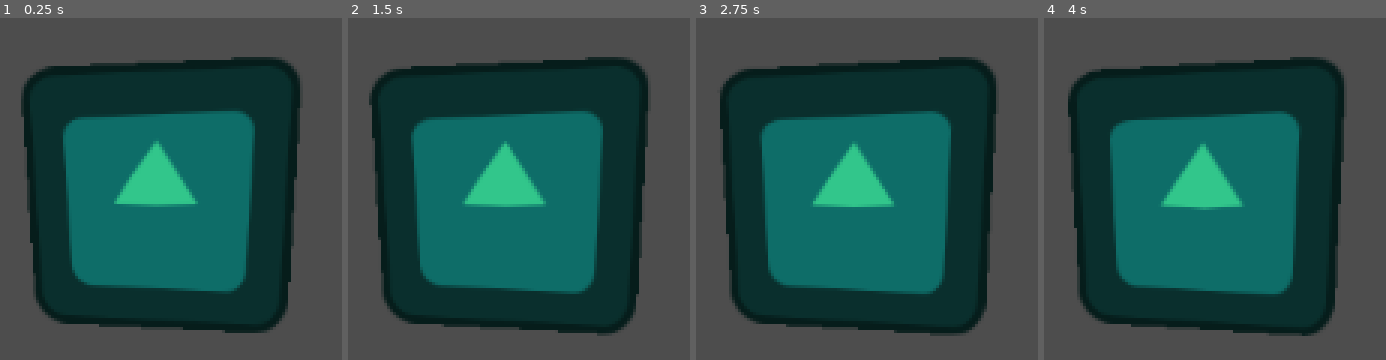
Above: before the commit, frames 1-4 (left to right).
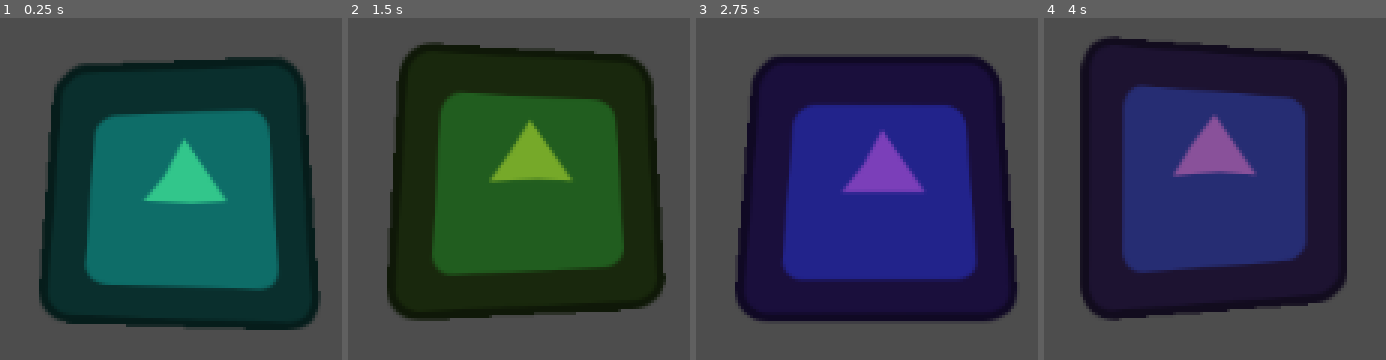
Above: after the commit, the same moments.

Repository: DuarteMendonca24/GodotShaders101
Game: Godot game, scene res://scenes/shaders_101.tscn
The game is run twice, just before and just after one commit, with the same random seed, the same clock (stepped at 60 frames per second) and the same inputs. The engine's default icon, where the game draws it, is replaced by a stand-in: a white triangle on a blue panel in a dark square.
Inputs (mouse positions are in pixels of both pictures, inside the frame that each line leads up to):
- Up to frame 1 (0.25 s): no input
- Up to frame 2 (1.5 s): move the mouse to (outside the picture) at 0.52 s; right-click (outside the picture) at 0.6 s; click (outside the picture) at 0.8 s; move the mouse to (outside the picture) at 1.27 s; click (outside the picture) at 1.35 s
- Up to frame 3 (2.75 s): right-click (outside the picture) at 1.55 s; move the mouse to (outside the picture) at 2.02 s; right-click (outside the picture) at 2.1 s; click (outside the picture) at 2.3 s
- Up to frame 4 (4 s): move the mouse to (outside the picture) at 2.77 s; click (outside the picture) at 2.85 s; right-click (outside the picture) at 3.05 s; move the mouse to (outside the picture) at 3.52 s; right-click (outside the picture) at 3.6 s; click (outside the picture) at 3.8 s

The runs differ from the first frame. In frame 1, 19% of the frame differs, in the area x 6-94%, y 11-93%; in frame 2, 62%; in frame 3, 64%, in the area x 7-94%, y 11-93%; in frame 4, 61%.

Commit message:
Set uniforms from code

Diff:
--- a/project.godot
+++ b/project.godot
@@ -14,3 +14,16 @@
 run/main_scene="res://scenes/shaders_101.tscn"
 config/features=PackedStringArray("4.2", "Forward Plus")
 config/icon="res://icon.svg"
+
+[input]
+
+set_speed={
+"deadzone": 0.5,
+"events": [Object(InputEventMouseButton,"resource_local_to_scene":false,"resource_name":"","device":-1,"window_id":0,"alt_pressed":false,"shift_pressed":false,"ctrl_pressed":false,"meta_pressed":false,"button_mask":0,"position":Vector2(0, 0),"global_position":Vector2(0, 0),"factor":1.0,"button_index":1,"canceled":false,"pressed":false,"double_click":false,"script":null)
+]
+}
+set_color={
+"deadzone": 0.5,
+"events": [Object(InputEventMouseButton,"resource_local_to_scene":false,"resource_name":"","device":-1,"window_id":0,"alt_pressed":false,"shift_pressed":false,"ctrl_pressed":false,"meta_pressed":false,"button_mask":0,"position":Vector2(0, 0),"global_position":Vector2(0, 0),"factor":1.0,"button_index":2,"canceled":false,"pressed":false,"double_click":false,"script":null)
+]
+}
--- a/scenes/shaders_101.tscn
+++ b/scenes/shaders_101.tscn
@@ -1,16 +1,19 @@
-[gd_scene load_steps=4 format=3 uid="uid://lplym6lqri55"]
+[gd_scene load_steps=5 format=3 uid="uid://lplym6lqri55"]
 
+[ext_resource type="Script" path="res://scripts/shaders_101.gd" id="1_84ht2"]
 [ext_resource type="Shader" path="res://shaders/my_first_shader.gdshader" id="1_cefco"]
 [ext_resource type="Texture2D" uid="uid://dv6wprejnbdp1" path="res://icon.svg" id="1_kfyrc"]
 
 [sub_resource type="ShaderMaterial" id="ShaderMaterial_w0j50"]
 shader = ExtResource("1_cefco")
-shader_parameter/my_float = 10.0
+shader_parameter/my_float = 2.0
 shader_parameter/my_int = 0
 shader_parameter/my_bool = false
 shader_parameter/my_color = Color(0.196078, 0.776471, 0.545098, 1)
 
-[node name="Shaders101" type="Node2D"]
+[node name="Shaders101" type="Node2D" node_paths=PackedStringArray("spirte_2d")]
+script = ExtResource("1_84ht2")
+spirte_2d = NodePath("Sprite2D")
 
 [node name="Sprite2D" type="Sprite2D" parent="."]
 material = SubResource("ShaderMaterial_w0j50")
--- /dev/null
+++ b/scripts/shaders_101.gd
@@ -0,0 +1,15 @@
+extends Node2D
+
+@export var spirte_2d: Sprite2D = null
+
+func _process(delta):
+	if Input.is_action_just_pressed("set_speed"):
+		var new_speed: float = randf_range(1.0,10.0)
+		spirte_2d.material.set_shader_parameter("my_float", new_speed)
+
+	if Input.is_action_just_pressed("set_color"):
+		var new_color: Color = Color(randf(),randf(),randf(),1.0)
+		spirte_2d.material.set_shader_parameter("my_color", new_color)
+
+	#var my_float: float = spirte_2d.material.get_shader_parameter("my_float")
+	#print(my_float)
